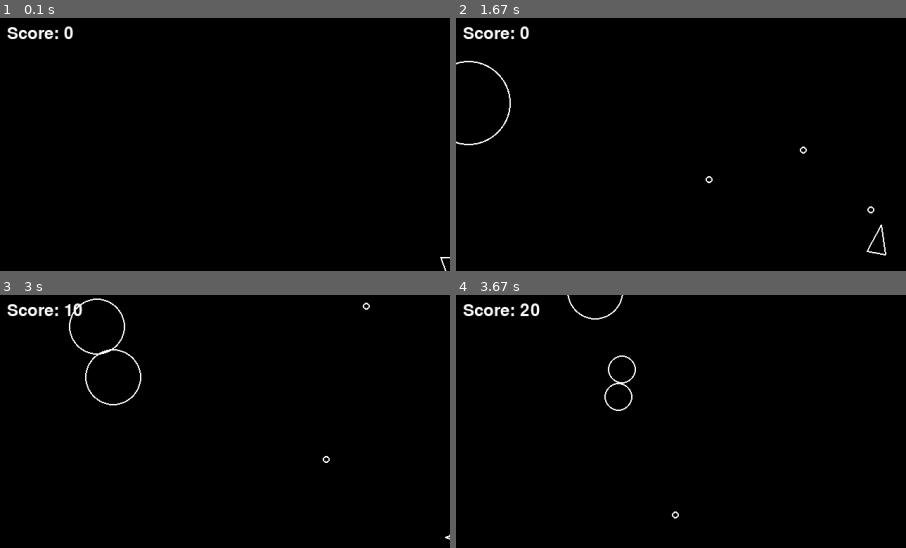
Above: before the commit, frames 1-4 (two rows, left to right).
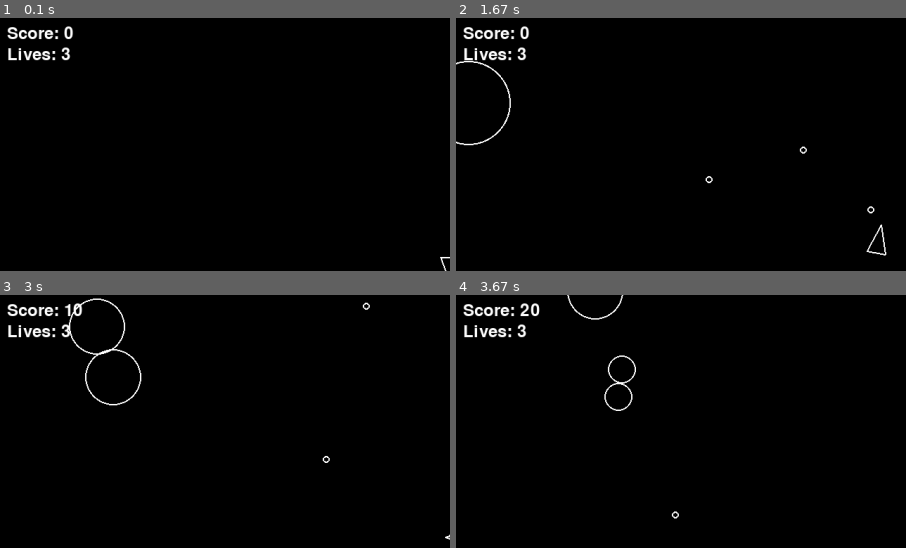
Above: after the commit, the same moments.

Repository: kebba-philip/asteroid-pygame
Game: pygame game, started from main.py
The game is run twice, just before and just after one commit, with the same random seed, the same clock (stepped at 60 frames per second) and the same inputs.
Inputs:
- Up to frame 1 (0.1 s): no input
- Up to frame 2 (1.67 s): tap Space at 0.33, 0.73, 1.03, 1.23, 1.57 s; hold D 0.67-1.13 s; hold W 1.17-1.47 s; hold D from 1.5 s (still down)
- Up to frame 3 (3 s): tap Space at 1.87, 2.07, 2.37, 2.63, 2.97 s; release D at 1.97 s; hold A 2-2.53 s; hold S 2.57-2.87 s; hold A from 2.9 s (still down)
- Up to frame 4 (3.67 s): tap Space at 3.27, 3.4 s; release A at 3.3 s; hold W from 3.33 s (still down)
The pictures show only the part of the screen within x 0-50%, y 0-50%; the shares and areas given below are measured in that part.

The runs differ from the first frame. In frame 1, 0.4% of the frame differs, in the area x 1-16%, y 11-17%; in frame 2, 0.4%; in frame 3, 0.4%; in frame 4, 0.4%.

Commit message:
complete asteroids

Diff:
--- /dev/null
+++ b/gamestate.py
@@ -0,0 +1,10 @@
+class GameState:
+    def __init__(self):
+        self.lives = 3
+
+    def lose_life(self):
+        self.lives -= 1
+        print("Lives remaining:", self.lives)
+
+    def is_game_over(self):
+        return self.lives <= 0
--- a/main.py
+++ b/main.py
@@ -7,7 +7,7 @@
 import sys
 from shot import Shot
 from scoreboard import Scoreboard
-
+from gamestate import GameState
 
 def main():
     pygame.init()
@@ -30,6 +30,7 @@
 
     player = Player(x, y)
     scoreboard = Scoreboard()
+    game_state = GameState()
 
     clock = pygame.time.Clock()
     dt = 0.0
@@ -49,13 +50,19 @@
             obj.draw(screen)
 
         scoreboard.draw(screen)
+        scoreboard.draw_lives(screen, game_state.lives)
 
 
         for asteroid in asteroids:
-            if asteroid.collides_with(player):
-                log_event("player_hit")
-                print("Game over!")
-                sys.exit()
+            if asteroid.collides_with(player) and player.invincible_timer <= 0:
+                game_state.lose_life()
+
+                if game_state.is_game_over():
+                    print("Game Over!")
+                    sys.exit()
+
+                player.respawn()
+                break
 
             for shot in shots:
                 if asteroid.collides_with(shot):
